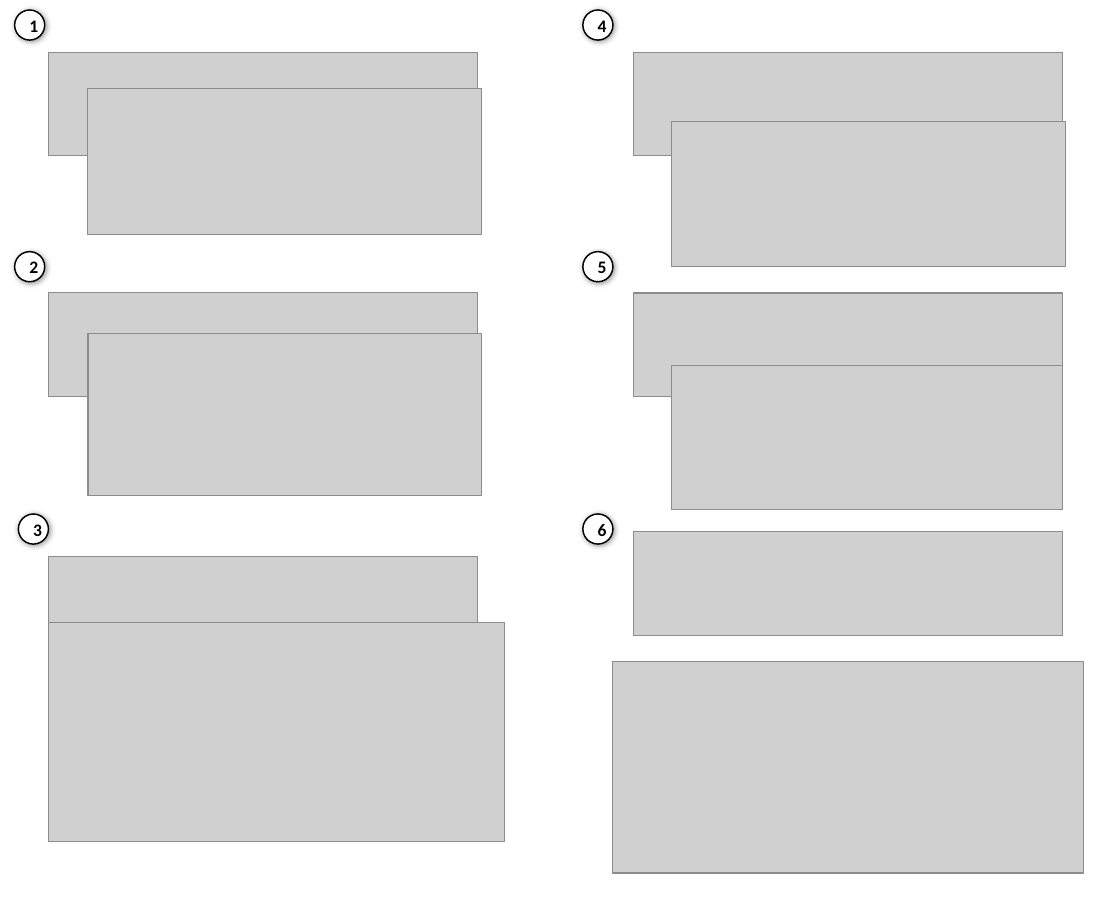
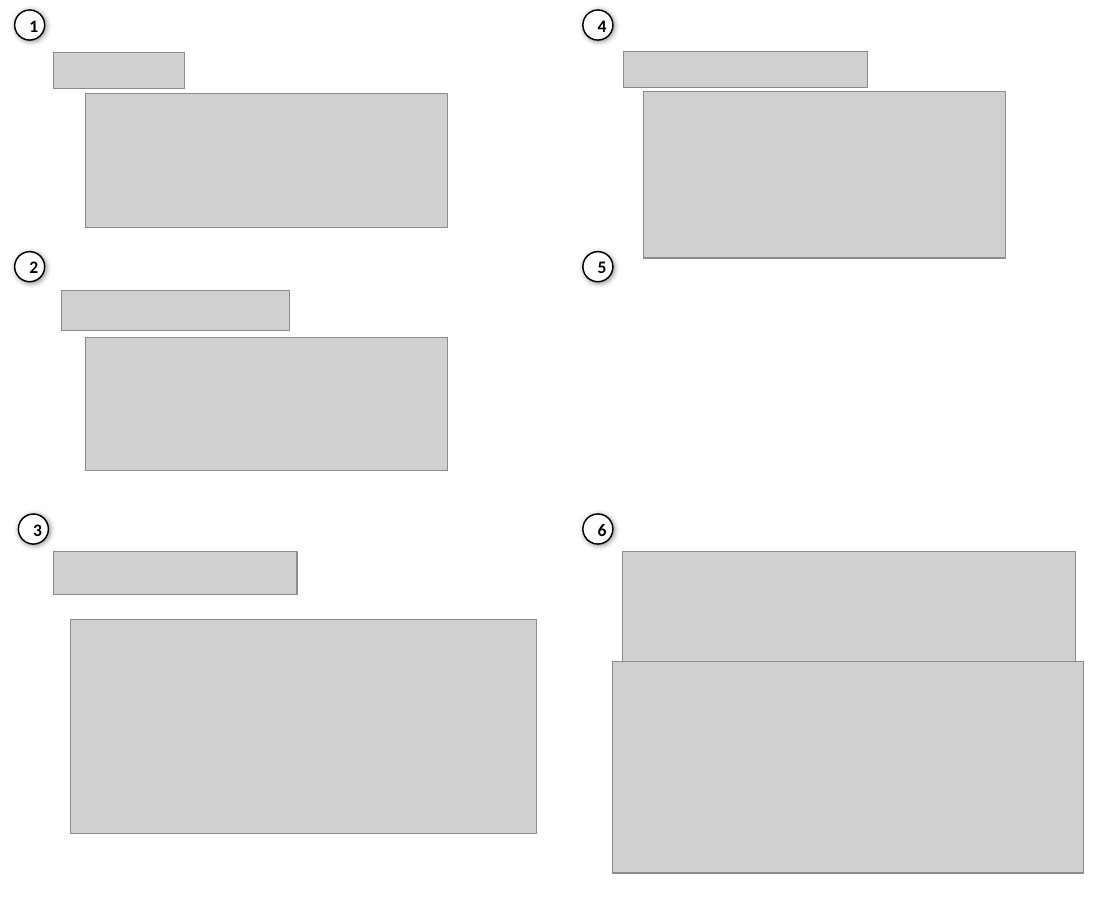
Before and after one commit to the-gamma/thegamma-publications, a slide deck: slide 1 of wip-design/figures/thegamma-more.pptx. Drawn at 1120x913 pixels with LibreOffice and Linux fonts; fonts in the diff are those of the drawing; grey boxes stand for pictures. Boxes give left, top, right and bottom in pixels: in the first picture for what was removed or moved away, otherwise in the second. Text is boxed around its words. In the diff, an @@ line names an element or a change of style, - is before the commit and + after.

```diff
--- a/wip-design/figures/thegamma-more.pptx
+++ b/wip-design/figures/thegamma-more.pptx
@@ picture removed at [48, 53, 477, 156] @@
@@ picture added at [54, 53, 184, 90] @@
@@ picture added at [623, 52, 867, 87] @@
@@ picture removed at [633, 53, 1062, 156] @@
@@ picture: place and size @@
-picture at [87, 89, 482, 234]
+picture at [85, 94, 448, 228]
@@ picture: place and size @@
-picture at [672, 121, 1065, 267]
+picture at [644, 91, 1006, 257]
@@ picture removed at [48, 293, 477, 396] @@
@@ picture added at [61, 290, 290, 330] @@
@@ picture removed at [633, 293, 1062, 396] @@
@@ picture: place and size @@
-picture at [87, 334, 480, 496]
+picture at [85, 337, 448, 470]
@@ picture removed at [672, 366, 1063, 509] @@
@@ picture removed at [48, 556, 477, 660] @@
@@ picture added at [54, 551, 297, 594] @@
@@ picture: place and size @@
-picture at [633, 531, 1062, 634]
+picture at [623, 551, 1076, 661]
@@ picture: place and size @@
-picture at [48, 622, 505, 841]
+picture at [71, 620, 536, 833]
```
Also in this commit, not shown: 6 other files.
